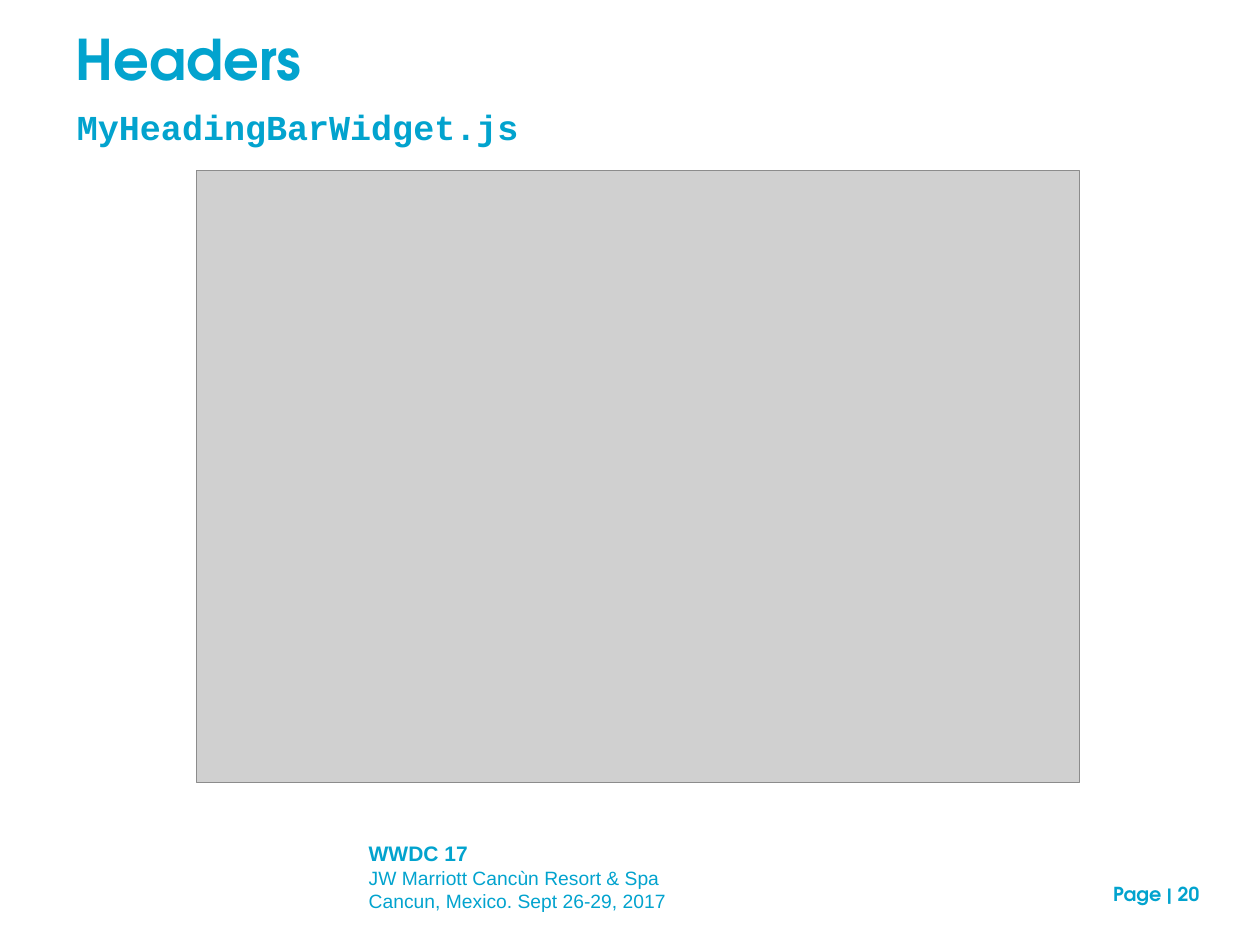
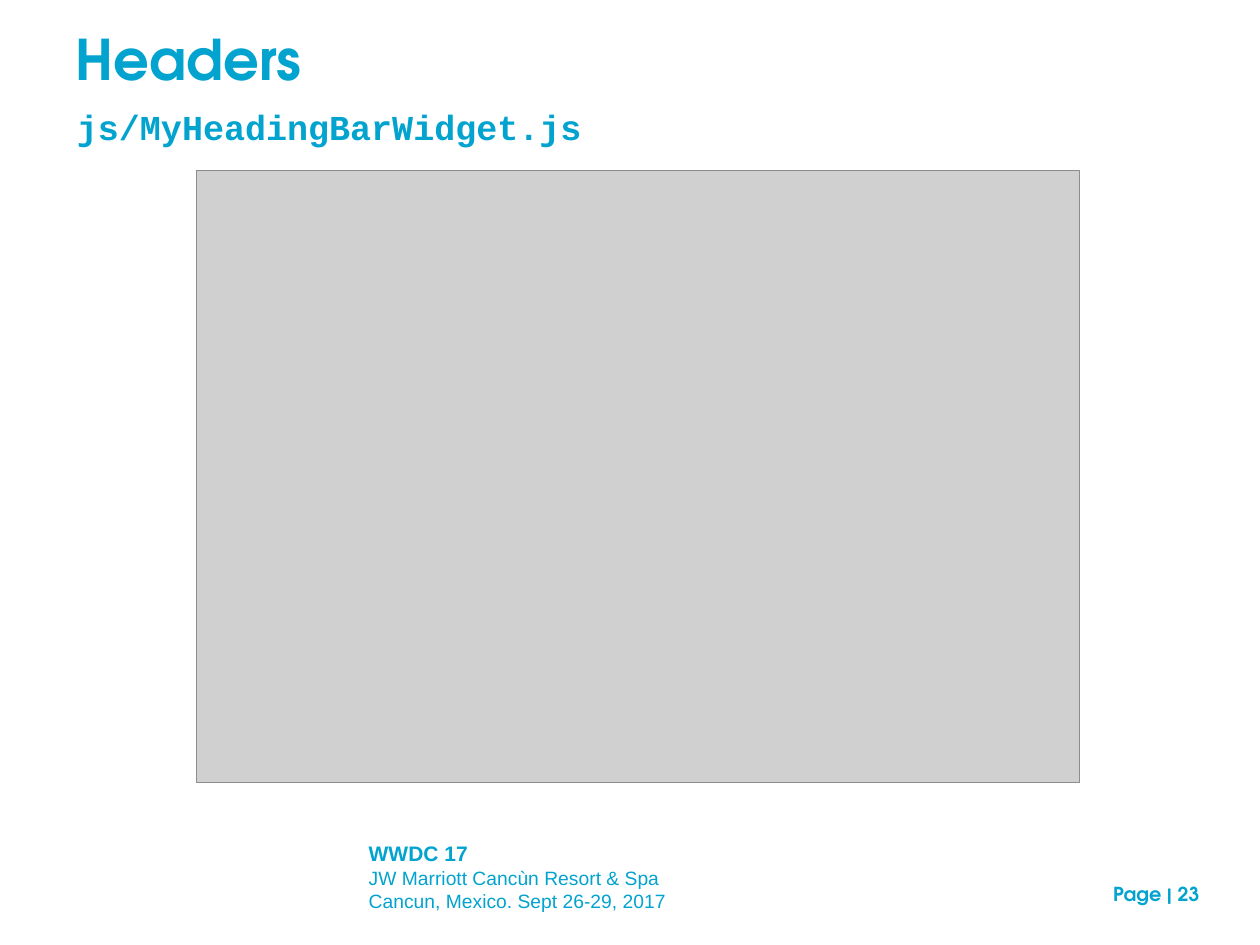
Before and after one commit to neilm-fourjs/njms_demos310, a slide deck: slide 23 of gbc/presentation/GBC_customization_draft.ppt (slide 20 before the commit). Drawn at 1260x945 pixels with LibreOffice and Linux fonts; fonts in the diff are those of the drawing; grey boxes stand for pictures; background and template pictures are left out. Boxes give left, top, right and bottom in pixels: in the first picture for what was removed or moved away, otherwise in the second. Text is boxed around its words. In the diff, an @@ line names an element or a change of style, - is before the commit and + after.

```diff
--- a/gbc/presentation/GBC_customization_draft.ppt
+++ b/gbc/presentation/GBC_customization_draft.ppt
@@ text at [77, 116, 582, 148]: text changed @@
-MyHeadingBarWidget.js
+js/MyHeadingBarWidget.js
@@ page number at [1113, 886, 1200, 906]: text changed @@
-Page | 20
+Page | 23
```
Also in this commit, not shown: 5 other slides changed, 4 slides added, 5 other files.
